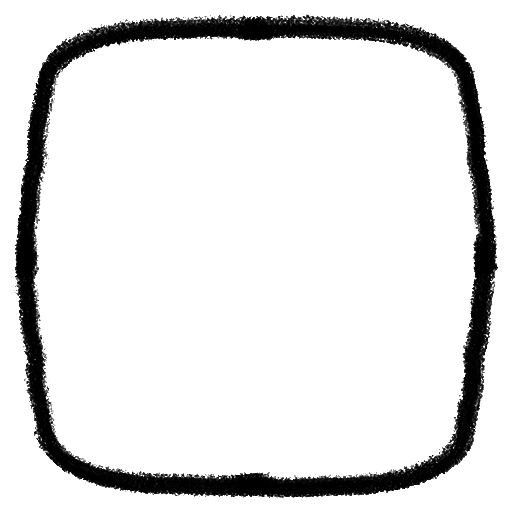
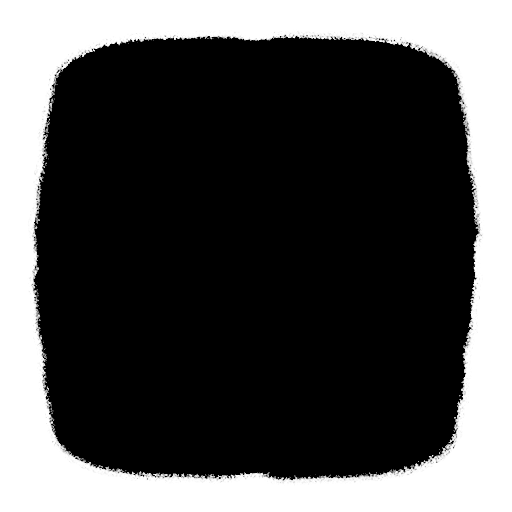
The second 512px x 512px image is a revision of the first. Changes to its layers:
showed "fill" over box(27, 29, 485, 486)
